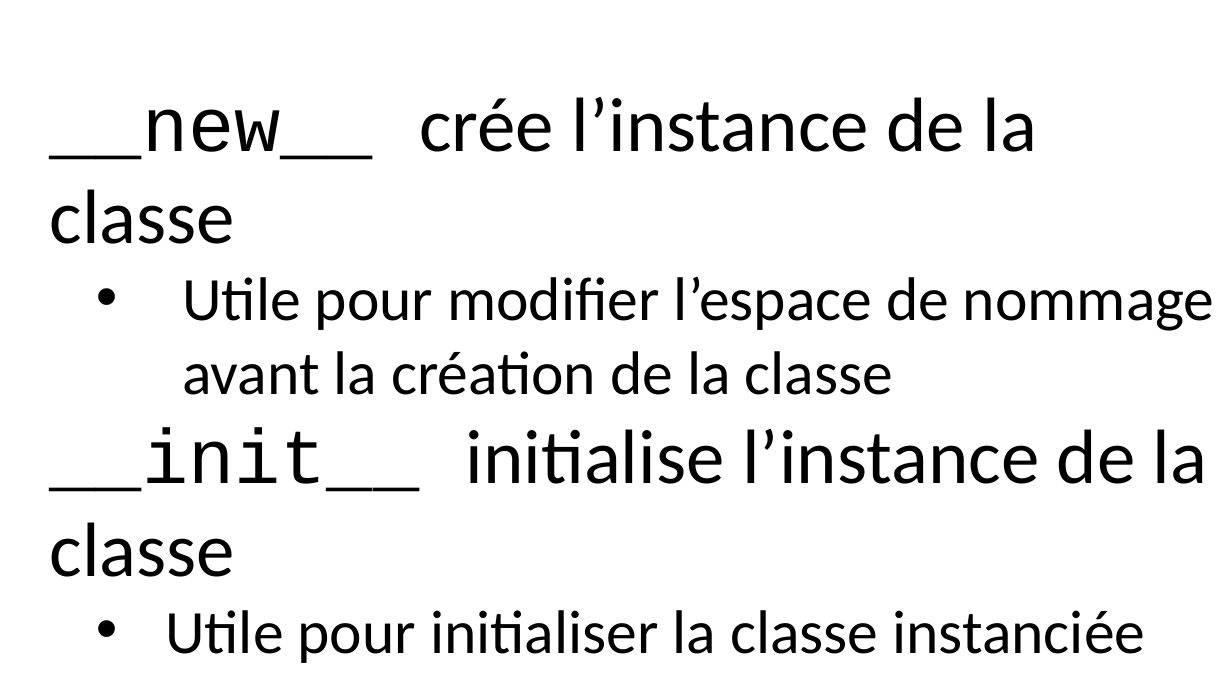
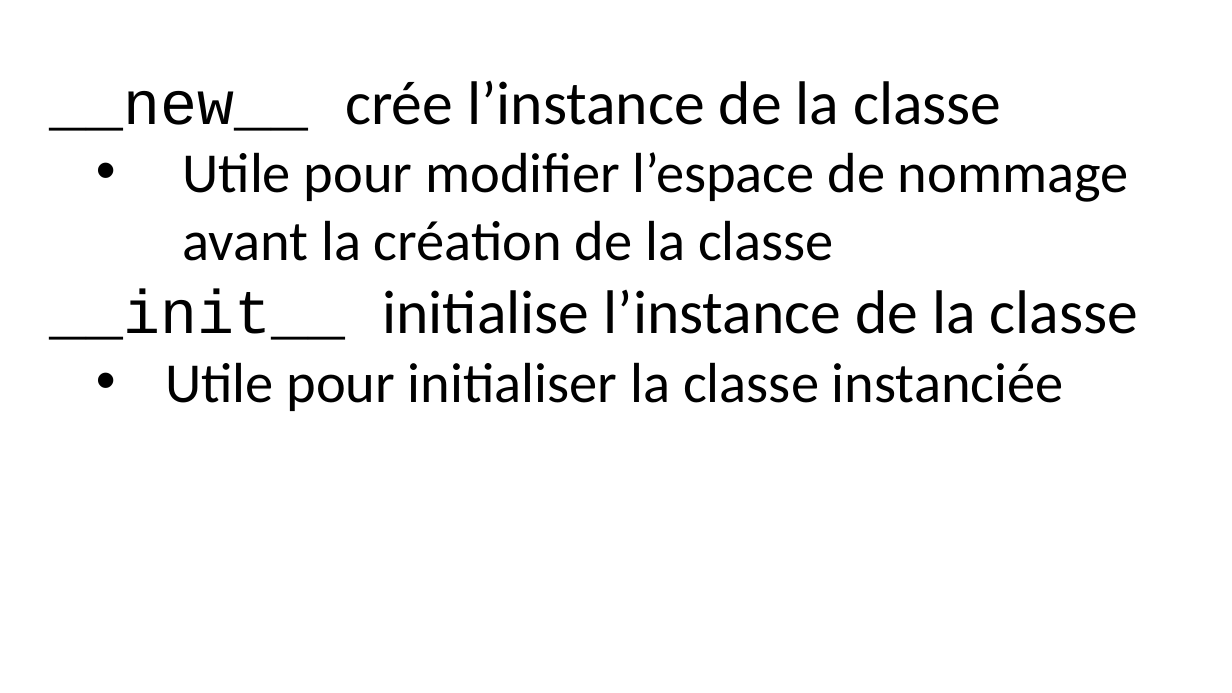
Before and after one commit to parmentelat/flotpython-archive, a slide deck: slide 22 of semaine7/CO12AL-W7-VIDEO04-SLIDE01.pptx (slide 21 before the commit). Drawn at 1232x693 pixels with LibreOffice and Linux fonts; fonts in the diff are those of the drawing. Boxes give left, top, right and bottom in pixels: in the first picture for what was removed or moved away, otherwise in the second. Text is boxed around its words. In the diff, an @@ line names an element or a change of style, - is before the commit and + after.

```diff
--- a/semaine7/CO12AL-W7-VIDEO04-SLIDE01.pptx
+++ b/semaine7/CO12AL-W7-VIDEO04-SLIDE01.pptx
@@ text "__new__ crée l’instance de la ...": place and size @@
-text "__new__ crée l’instance de la ..." at box(50, 97, 1215, 663)
+text "__new__ crée l’instance de la ..." at box(50, 81, 1138, 411)
@@ text "__new__ crée l’instance de la ..." at box(50, 81, 1138, 411): size 60 to 48 pt in "__new__ crée l’instance de la classe", "__init__ initialise l’instance de la classe"; size 48 to 44 pt in "Utile pour modifier l’espace de nommage avant ...", "Utile pour initialiser la classe instanciée" @@
```
Also in this commit, not shown: 2 other slides changed, 1 slide added, 1 other file.
